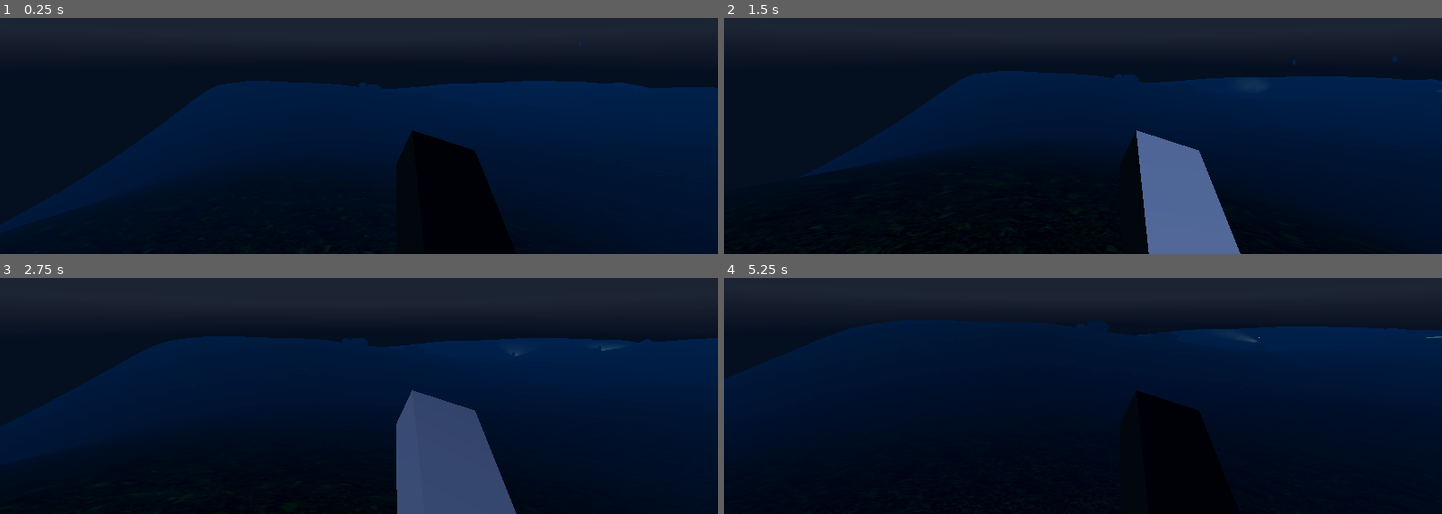
Above: before the commit, frames 1-4 (two rows, left to right).
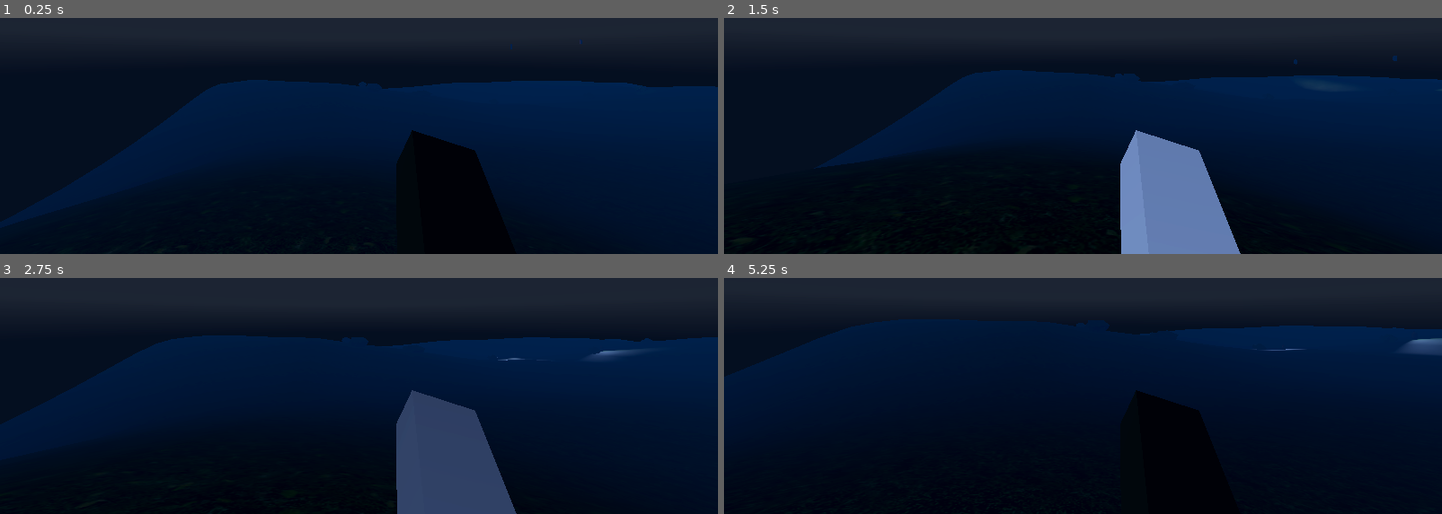
Above: after the commit, the same moments.

Repository: ChrisY03/gavinwadenew
Game: Godot game, scene res://Scenes/ChrisScene.tscn
Two runs of this game, one before a commit and one after it. Both use one fixed random seed, a clock stepped at 60 frames per second and the inputs below. A sky picture missing from this copy of the repository is replaced by a grey-blue gradient.
Inputs (mouse positions are in pixels of both pictures, inside the frame that each line leads up to):
- Up to frame 1 (0.25 s): no input
- Up to frame 2 (1.5 s): move the mouse to (1118, 51) at 0.52 s; hold W (move_forward) from 0.53 s (still down); tap E (whistle) at 0.6, 1.35 s; tap Space (jump) at 0.77 s; move the mouse to (1047, 53) at 1.27 s
- Up to frame 3 (2.75 s): keep holding W (move_forward); tap Space (jump) at 1.52 s; move the mouse to (373, 306) at 2.02 s; tap E (whistle) at 2.1 s
- Up to frame 4 (5.25 s): keep holding W (move_forward); move the mouse to (1075, 318) at 2.77 s; tap E (whistle) every 0.75 s from 2.85 to 5.1 s; tap Space (jump) at 3.02, 3.77, 4.52 s; move the mouse to (1133, 318) at 3.52 s; move the mouse to (1025, 308) at 4.27 s; move the mouse to (1090, 313) at 5.02 s

The runs differ from the first frame. In frame 1, 0.4% of the frame differs, in the area x 0-100%, y 9-88%; in frame 2, 2.2%, in the area x 10-100%, y 15-100%; in frame 3, 0.6%; in frame 4, 0.7%.
Error before the commit: Invalid call. Nonexistent function 'bump_heat' in base 'Node (sectorizer.gd)'. (res://scripts/AIDirector.gd:44)

Commit message:
Add guard sign pop animation and sector heat API
Introduces a pop animation for guard overhead signs and refactors sign node hierarchy. Updates GuardController to show signs based on state transitions. Adds heat management API to sectorizer.gd for Director integration, including heat bumping, cooldowns, and cooling logic. Minor adjustments to player collision and transforms.

Diff:
--- a/ai_demo/assets/guard.tscn
+++ b/ai_demo/assets/guard.tscn
@@ -57,7 +57,9 @@
 transform = Transform3D(1, 0, 0, 0, 1, 0, 0, 0, 1, 0, 0.596743, -0.936384)
 script = ExtResource("3_agl3b")
 
-[node name="Sign" type="Label3D" parent="Facing"]
+[node name="Overhead" type="Node3D" parent="Facing"]
+
+[node name="Sign" type="Label3D" parent="Facing/Overhead"]
 transform = Transform3D(1, 0, 0, 0, 1, 0, 0, 0, 1, 0, 1.3783088, 0)
 billboard = 1
 font_size = 96
--- a/ai_demo/assets/player.tscn
+++ b/ai_demo/assets/player.tscn
@@ -6,7 +6,7 @@
 
 [sub_resource type="CapsuleShape3D" id="CapsuleShape3D_p3dfa"]
 radius = 0.338273
-height = 1.49317
+height = 1.0341811
 
 [sub_resource type="BoxMesh" id="BoxMesh_d2t03"]
 
@@ -18,10 +18,11 @@
 script = ExtResource("1_lq7p7")
 
 [node name="CollisionShape3D" type="CollisionShape3D" parent="CharacterBody3D"]
+transform = Transform3D(1, 0, 0, 0, 1, 0, 0, 0, 1, 0, -0.22949445, 0)
 shape = SubResource("CapsuleShape3D_p3dfa")
 
 [node name="Yaw" type="Node3D" parent="CharacterBody3D"]
-transform = Transform3D(1, 0, 0, 0, 1, 0, 0, 0, 1, 0, 0.23988414, 0)
+transform = Transform3D(1, 0, 0, 0, 1, 0, 0, 0, 1, 0, -0.08147031, 0)
 
 [node name="Pitch" type="Node3D" parent="CharacterBody3D/Yaw"]
 
@@ -32,6 +33,9 @@
 mesh = SubResource("BoxMesh_d2t03")
 skeleton = NodePath("../../../../..")
 
+[node name="CanvasLayer" type="CanvasLayer" parent="CharacterBody3D/Yaw/Pitch/Camera3D"]
+follow_viewport_enabled = true
+
 [node name="PlayerNoise" type="Node3D" parent="." node_paths=PackedStringArray("player_body")]
 script = ExtResource("3_insbl")
 player_body = NodePath("../CharacterBody3D")
--- a/ai_demo/scripts/GuardController.gd
+++ b/ai_demo/scripts/GuardController.gd
@@ -11,8 +11,9 @@
 @onready var mover = $move
 @onready var perception = $Perception
 @onready var tasks = $TaskRunner
+@onready var overhead = $Facing/Overhead
 @onready var label: Label3D = $Facing/Label3D
-@onready var sign_node: Label3D = $Facing/Sign
+@onready var sign_node: Label3D = $Facing/Overhead/Sign
 
 
 var patrol_points: Array[Vector3] = []
@@ -25,6 +26,8 @@
 var investigateTarget := Vector3.ZERO
 var player: Node3D
 var wander_timer := 0.0
+var _sign_timer: float = 0.0
+var _last_sign_state: int = -1
 
 func _ready() -> void:
 	add_to_group("guards")
@@ -121,10 +124,20 @@
 				tgt = player.global_transform.origin
 			if tgt != Vector3.ZERO:
 				mover.set_target(tgt)
+			if state == State.SUSPICIOUS and _last_sign_state != State.SUSPICIOUS:
+				_show_sign("?", Color(1.0, 0.9, 0.2), 1.0)  # yellow
+				_last_sign_state = State.SUSPICIOUS
+
 		State.CHASE:
 			if player:
 				mover.set_target(player.global_transform.origin)
+			if state == State.CHASE and _last_sign_state != State.CHASE:
+				_show_sign("!", Color(1.0, 0.25, 0.25), 0.8) # red
+				_last_sign_state = State.CHASE
+
 		State.SEARCH:
+			sign_node.visible = false
+			_last_sign_state = state
 			if tasks.is_busy():
 				return
 			var pts := []
@@ -134,10 +147,15 @@
 			tasks.set_sector_route(pts)
 		State.WANDER:
 			wander_timer -= delta
+			sign_node.visible = false
+			_last_sign_state = state
 			if wander_timer <= 0.0 or mover.is_navigation_finished():
 				var p: Vector3 = mover.get_random_nav_point(wander_radius)
 				mover.set_target(p)
 				wander_timer = wander_interval
+
+
+
 
 func _run_tasks(delta: float) -> void:
 	if tasks.is_busy():
@@ -165,3 +183,20 @@
 
 func clear_task_and_return_to_beat() -> void:
 	tasks.clear()
+
+func _show_sign(txt: String, col: Color, dur: float, pop: bool = true) -> void:
+	# set visuals
+	sign_node.text = txt
+	sign_node.modulate = col
+	sign_node.visible = true
+	_sign_timer = dur
+
+	var tw = create_tween()
+	if pop:
+		overhead.scale = Vector3.ONE * 0.6
+		tw.tween_property(overhead, "scale", Vector3.ONE, 0.15)\
+		.set_trans(Tween.TRANS_BACK).set_ease(Tween.EASE_OUT)
+
+	tw.tween_interval(dur)
+	tw.tween_property(sign_node, "modulate:a", 0.0, 0.25)
+	tw.tween_callback(Callable(self, "_hide_sign"))
--- a/ai_demo/scripts/sectorizer.gd
+++ b/ai_demo/scripts/sectorizer.gd
@@ -1,6 +1,5 @@
 # res://Systems/Sectorizer.gd
 extends Node
-
 
 # Tunables
 @export var cell_size: float = 50.0          # meters between sector centers
@@ -60,7 +59,6 @@
 			var nav_pt := NavigationServer3D.map_get_closest_point(_nav_map, probe)
 			var walkable := nav_pt != Vector3.INF and nav_pt.distance_to(probe) <= accept_dist
 			if walkable:
-
 				probe.y = nav_pt.y
 
 			var center_point := nav_pt if walkable else probe
@@ -77,7 +75,6 @@
 			})
 			id += 1
 
-	# keep this print at the same indent level as the 'for' loops (still inside the function)
 	print("Sectorizer: built %d cells (%d x %d)" % [_sectors.size(), _nx, _nz])
 
 
@@ -88,61 +85,100 @@
 	var best := -1
 	var best_d2 := INF
 	for s in _sectors:
-		if not s.walkable: continue
-		var d2 = s.center.distance_squared_to(pos)
+		if not s["walkable"]:
+			continue
+		var d2 = (s["center"] as Vector3).distance_squared_to(pos)
 		if d2 < best_d2:
-			best_d2 = d2; best = s.id
+			best_d2 = d2
+			best = int(s["id"])
 	return best
 
 func center(id: int) -> Vector3:
-	return _sectors[id].center
+	return _sectors[id]["center"] as Vector3
 
 func neighbors(id: int) -> PackedInt32Array:
 	var s = _sectors[id]
-	var i: int = s.i
-	var j: int = s.j
+	var i: int = int(s["i"])
+	var j: int = int(s["j"])
 
 	var ids := PackedInt32Array()
 
 	var n = _cell_index(i + 1, j)
-	if n != -1 and _sectors[n].walkable:
+	if n != -1 and _sectors[n]["walkable"]:
 		ids.append(n)
 
 	n = _cell_index(i - 1, j)
-	if n != -1 and _sectors[n].walkable:
+	if n != -1 and _sectors[n]["walkable"]:
 		ids.append(n)
 
 	n = _cell_index(i, j + 1)
-	if n != -1 and _sectors[n].walkable:
+	if n != -1 and _sectors[n]["walkable"]:
 		ids.append(n)
 
 	n = _cell_index(i, j - 1)
-	if n != -1 and _sectors[n].walkable:
+	if n != -1 and _sectors[n]["walkable"]:
 		ids.append(n)
 
 	return ids
 
-
 func random_point_in(id: int) -> Vector3:
-	var c = _sectors[id].center
+	var c = _sectors[id]["center"] as Vector3
 	var jx = randf_range(-0.45, 0.45) * cell_size
 	var jz = randf_range(-0.45, 0.45) * cell_size
 	var candidate = c + Vector3(jx, 0.0, jz)
 	if _nav_map.is_valid():
 		var p = NavigationServer3D.map_get_closest_point(_nav_map, candidate)
-		if p != Vector3.INF: return p
+		if p != Vector3.INF:
+			return p
 	return candidate
 
-# Optional: debug helper to feed a MultiMeshInstance3D (one box per sector)
-func debug_fill_multimesh(mmi: MultiMeshInstance3D, y_offset: float = 0.2, box_scale: float = 0.2) -> void:
-	if mmi == null: return
-	if mmi.multimesh == null:
-		mmi.multimesh = MultiMesh.new()
-	var mm = mmi.multimesh
-	mm.transform_format = MultiMesh.TRANSFORM_3D
-	mm.instance_count = _sectors.size()
+
+# ------------------------------
+# Heat API expected by Director
+# ------------------------------
+
+func id_at(p: Vector3) -> int:
+	# Convenience alias used by Director
+	return sector_id_at(p)
+
+func center_of(sid: int) -> Vector3:
+	return center(sid)
+
+func heat_of(sid: int) -> float:
+	if sid < 0 or sid >= _sectors.size():
+		return 0.0
+	return float(_sectors[sid]["heat"])
+
+func set_cooldown(sid: int, seconds: float) -> void:
+	if sid < 0 or sid >= _sectors.size():
+		return
+	_sectors[sid]["cooldown_until"] = Time.get_unix_time_from_system() + seconds
+
+func bump_heat(sid: int, amount: float) -> void:
+	if sid < 0 or sid >= _sectors.size():
+		return
+	var now := Time.get_unix_time_from_system()
+	# ignore bumps during cooldown
+	if now < float(_sectors[sid]["cooldown_until"]):
+		return
+	var h := float(_sectors[sid]["heat"])
+	h = clampf(h + amount, 0.0, 10.0)
+	_sectors[sid]["heat"] = h
+
+func cool_all(rate_per_sec: float, dt: float) -> void:
+	if rate_per_sec <= 0.0 or dt <= 0.0:
+		return
+	var dec := rate_per_sec * dt
 	for k in _sectors.size():
-		var s = _sectors[k]
-		var t := Transform3D(Basis.IDENTITY, s.center + Vector3(0, y_offset, 0))
-		t.basis = Basis().scaled(Vector3(box_scale, box_scale, box_scale))
-		mm.set_instance_transform(k, t)
+		var h := float(_sectors[k]["heat"])
+		if h > 0.0:
+			h = max(0.0, h - dec)
+			_sectors[k]["heat"] = h
+
+func neighbors_of(sid: int) -> Array[int]:
+	# Array form (sometimes nicer for loops)
+	var out: Array[int] = []
+	var packed := neighbors(sid)
+	for idx in packed.size():
+		out.append(packed[idx])
+	return out
